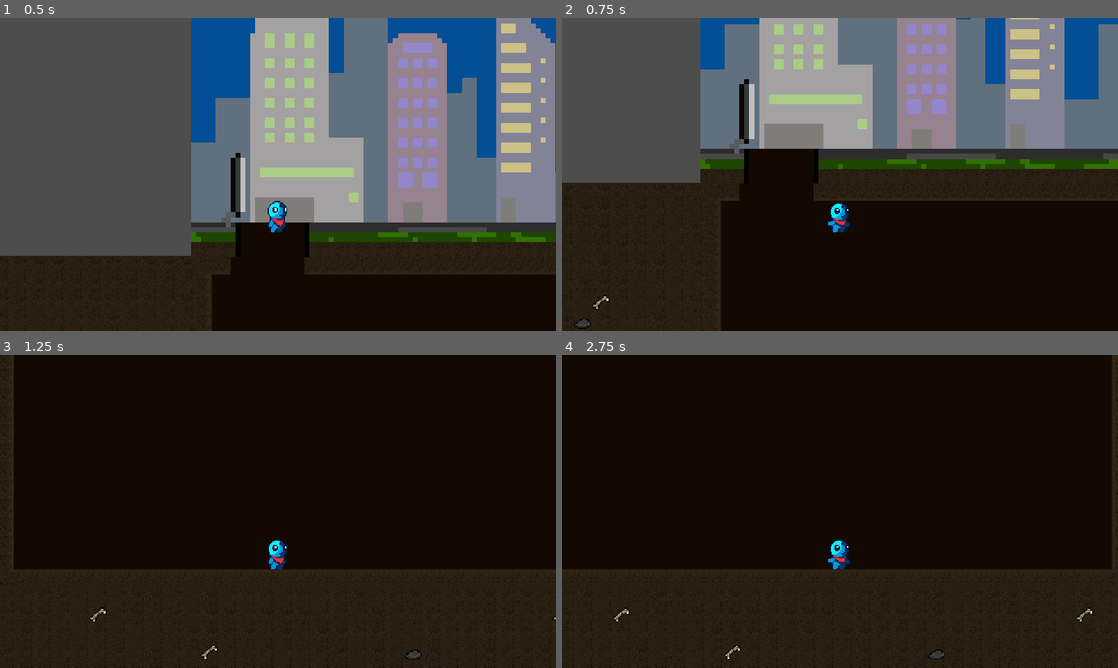
Above: before the commit, frames 1-4 (two rows, left to right).
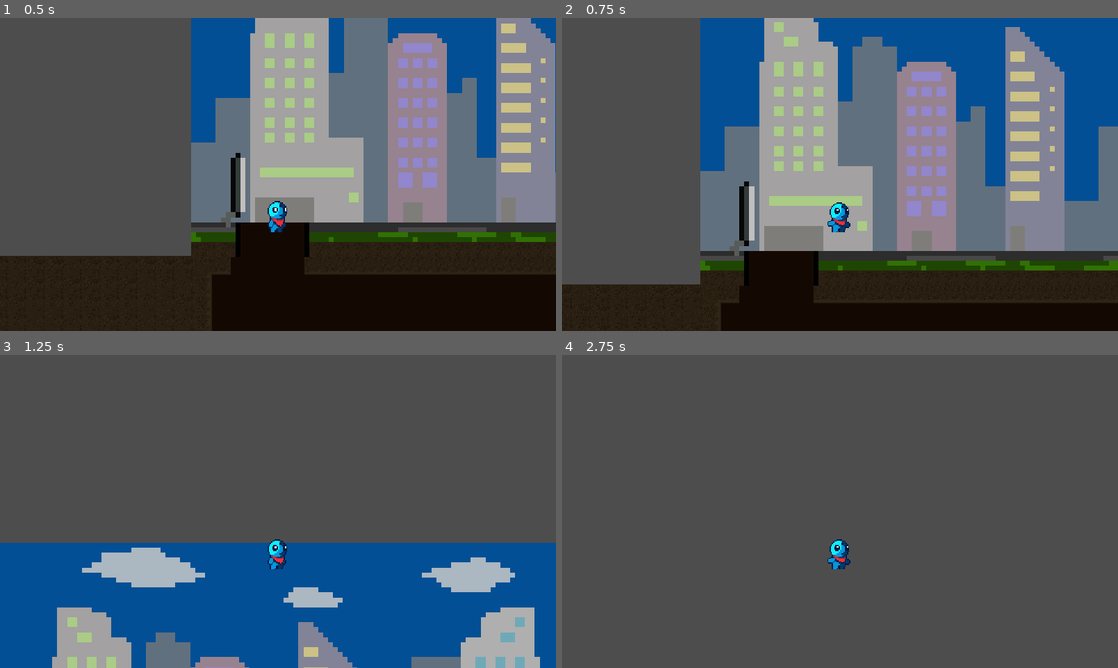
Above: after the commit, the same moments.

Repository: Final-Cake-Games/pirate-software-gamejam-14
Game: Godot game, scene res://scenes/test_level.tscn
Two runs of this game, one before a commit and one after it. Both use one fixed random seed, a clock stepped at 60 frames per second and the inputs below. The project has no main scene, so this scene is started directly.
Inputs:
- Up to frame 1 (0.5 s): no input
- Up to frame 2 (0.75 s): hold D (move_right) from 0.53 s (still down); tap Space (jump) at 0.6 s
- Up to frame 3 (1.25 s): keep holding D (move_right); tap Space (jump) at 0.77, 1.07 s
- Up to frame 4 (2.75 s): tap Space (jump) at 1.35, 1.52, 1.82, 2.1 s; release D (move_right) at 2.03 s; hold A (move_left) from 2.03 s (still down)

Frame 1 is identical in both runs. In frame 2, 54% of the frame differs, in the area x 0-100%, y 0-100%; in frame 3, 100%; in frame 4, 100%.

Commit message:
Added jump func
Listening for input in _process because it runs faster.

Diff:
--- a/scripts/player.gd
+++ b/scripts/player.gd
@@ -14,6 +14,8 @@
 
 func _process(delta):
 	direction = Input.get_axis('move_left', 'move_right')
+	if Input.is_action_just_pressed('jump'):
+		jump()
 
 func _physics_process(delta):
 	# Se não está no chão, aplica gravidade
@@ -27,3 +29,6 @@
 		velocity.x = move_toward(velocity.x, 0, 20)  # Abranda até 0 de 20 em 20 unidades
 
 	move_and_slide()
+
+func jump():
+	velocity.y = -JUMP_FORCE
